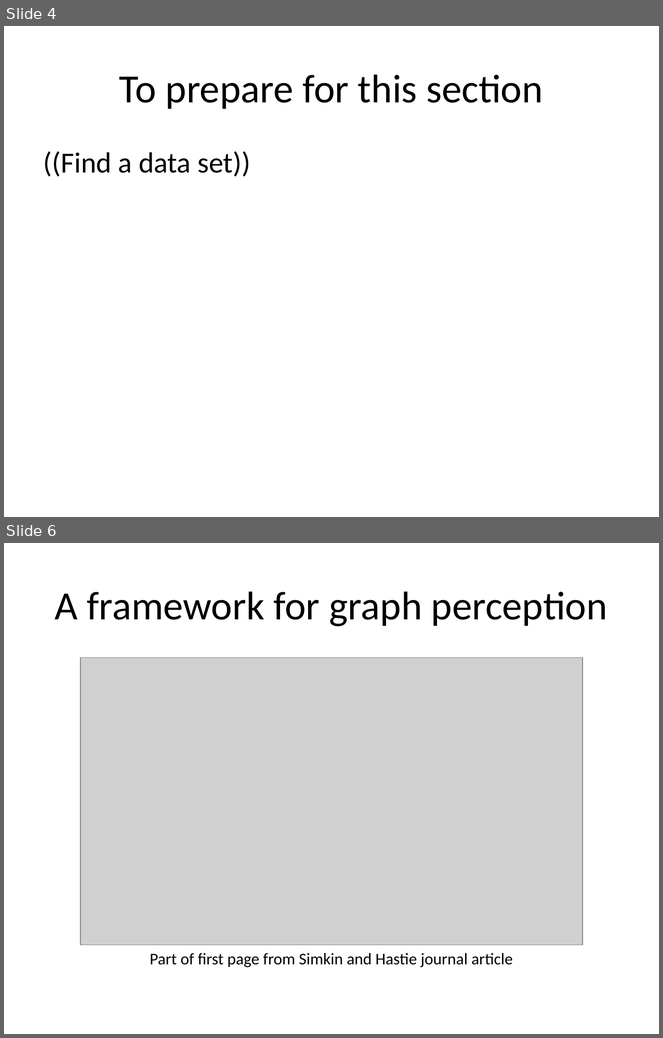
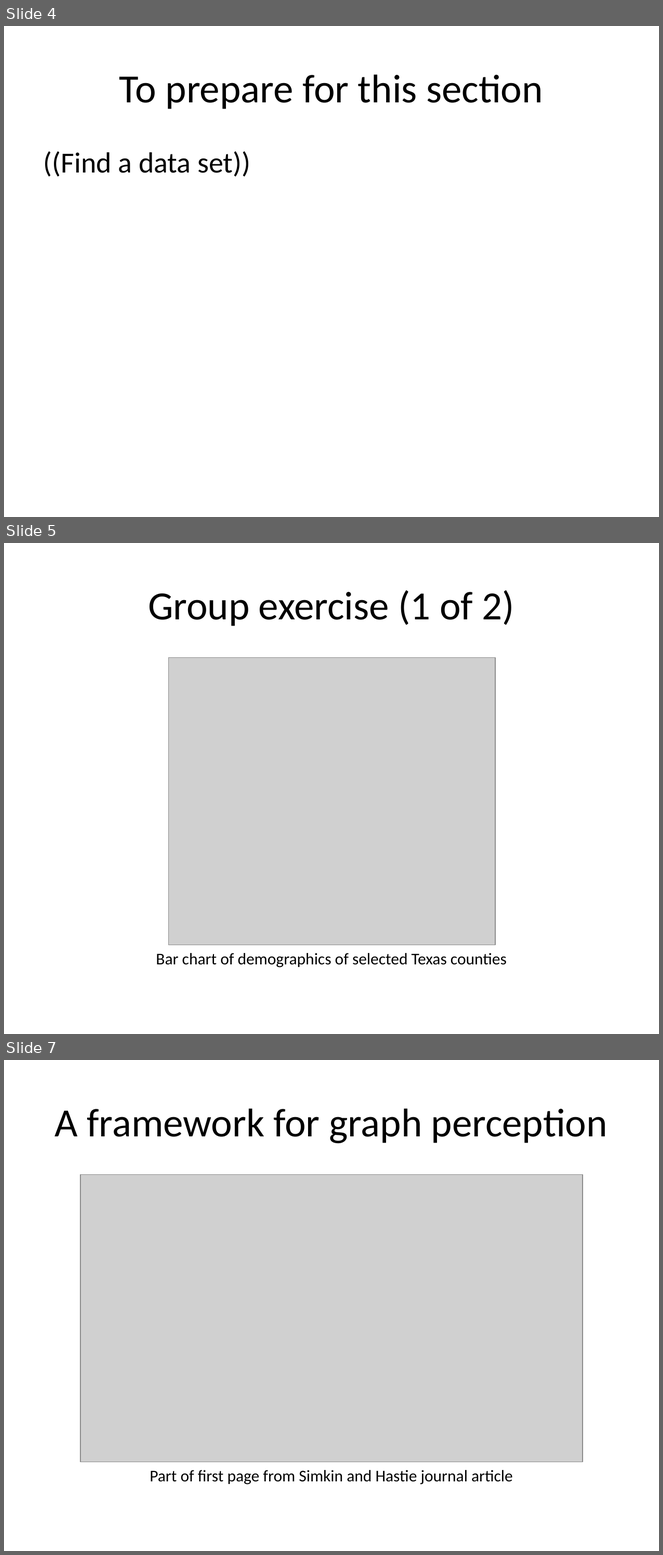
Before and after one commit to pmean/data-visualization, a slide deck: src/data-visualization-02-bars.pptx. Shown one above the other, each under a label of ours: slides 4 and 6 before the commit, slides 4, 5 and 7 after it; the slides between them are not shown. The pictures are 663x1038 and 663x1555 pixels, drawn with LibreOffice and Linux fonts; fonts in the diff are those of the drawing; grey boxes stand for pictures. Boxes give left, top, right and bottom in pixels: in the first picture for what was removed or moved away, otherwise in the second. Text is boxed around its words. In the diff, an @@ line names an element or a change of style, - is before the commit and + after.

```diff
--- a/src/data-visualization-02-bars.pptx
+++ b/src/data-visualization-02-bars.pptx
@@ slide 5 added at box(4, 543, 659, 1034), background #FFFFFF @@
@@ title added at box(148, 590, 514, 626), 44 pt, text #000000 @@
+Group exercise (1 of 2)
@@ picture added at box(168, 657, 495, 945) @@
@@ text added at box(156, 953, 507, 968), 18 pt, text #000000 @@
+Bar chart of demographics of selected Texas counties
@@ what was slide 6 is now slide 7 @@
```
Also in this commit, not shown: 2 slides changed, 12 other slides added, 1 slide removed, 10 other files.
